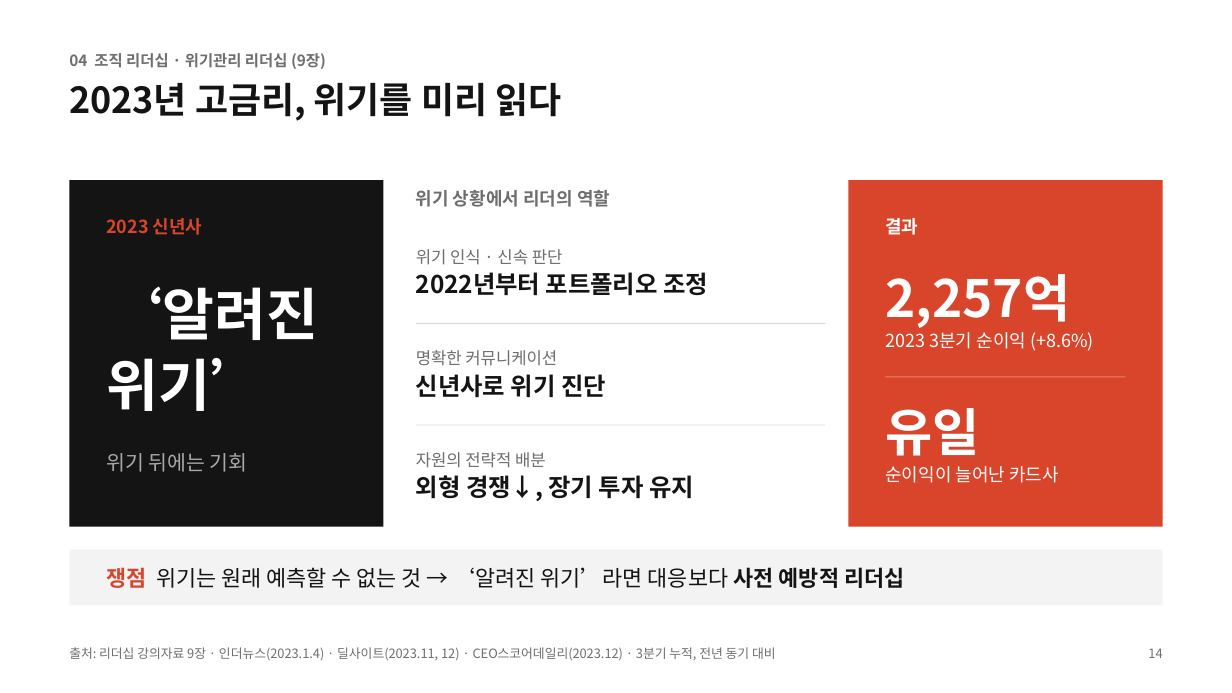
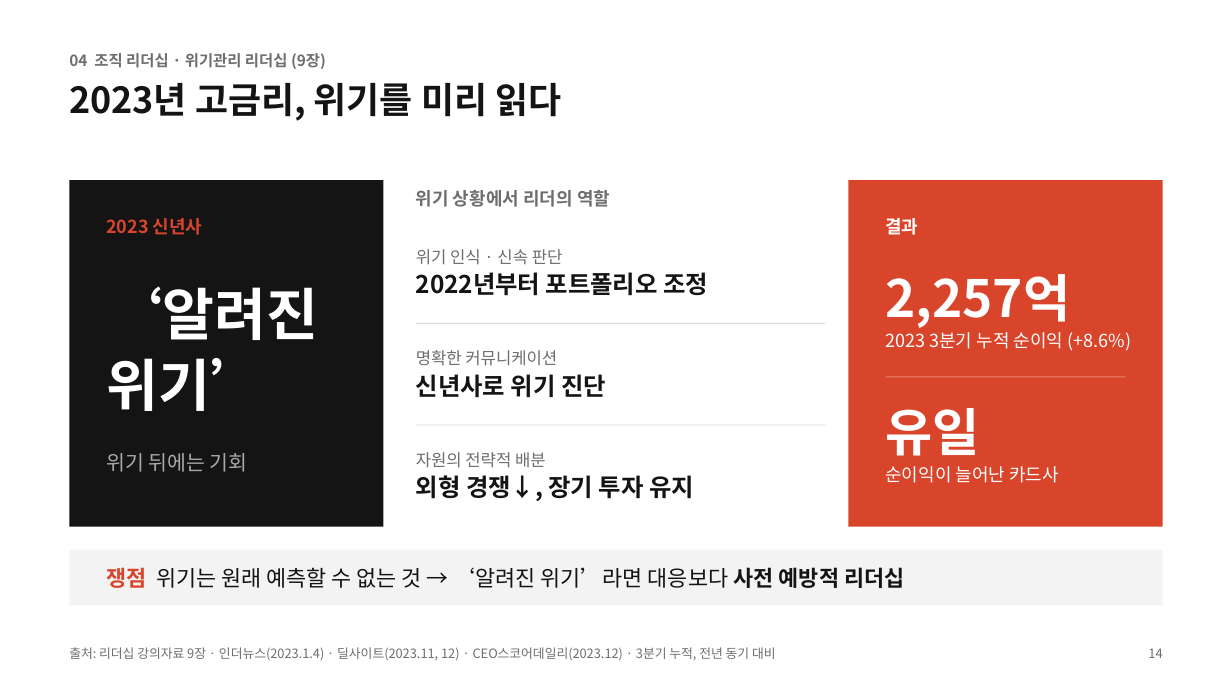
Before and after one commit to NATHAN18-ABLE/for-nathan, a slide deck: slide 14 of leadership-ppt/leadership-final.pptx. Drawn at 1232x693 pixels with LibreOffice and Linux fonts; fonts in the diff are those of the drawing. Boxes give left, top, right and bottom in pixels: in the first picture for what was removed or moved away, otherwise in the second. Text is boxed around its words. In the diff, an @@ line names an element or a change of style, - is before the commit and + after.

```diff
--- a/leadership-ppt/leadership-final.pptx
+++ b/leadership-ppt/leadership-final.pptx
@@ text at box(885, 332, 1132, 351): text changed @@
-2023 3분기 순이익 (+8.6%)
+2023 3분기 누적 순이익 (+8.6%)
```
Also in this commit, not shown: 7 other slides changed, 10 other files.
